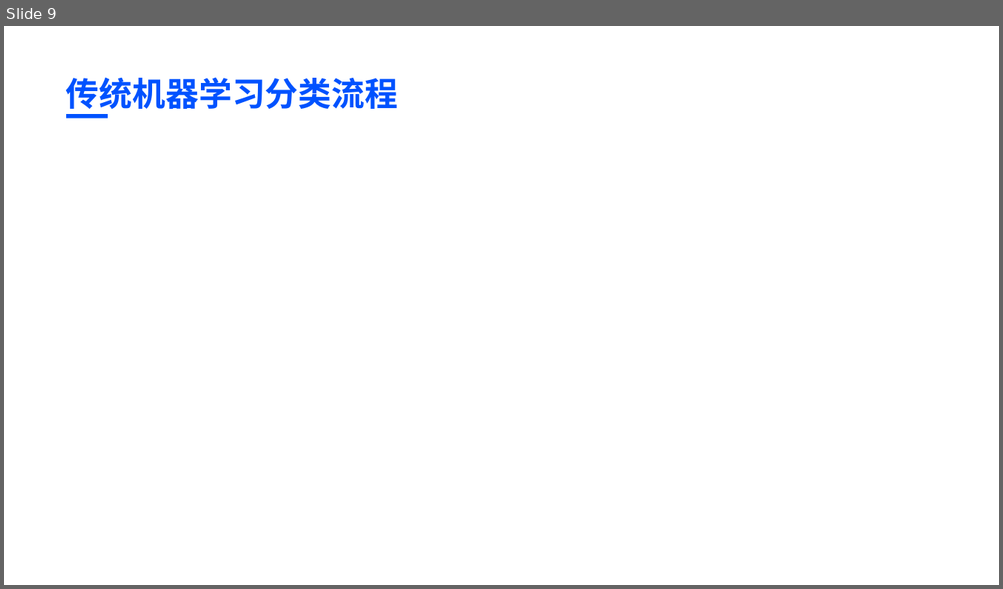
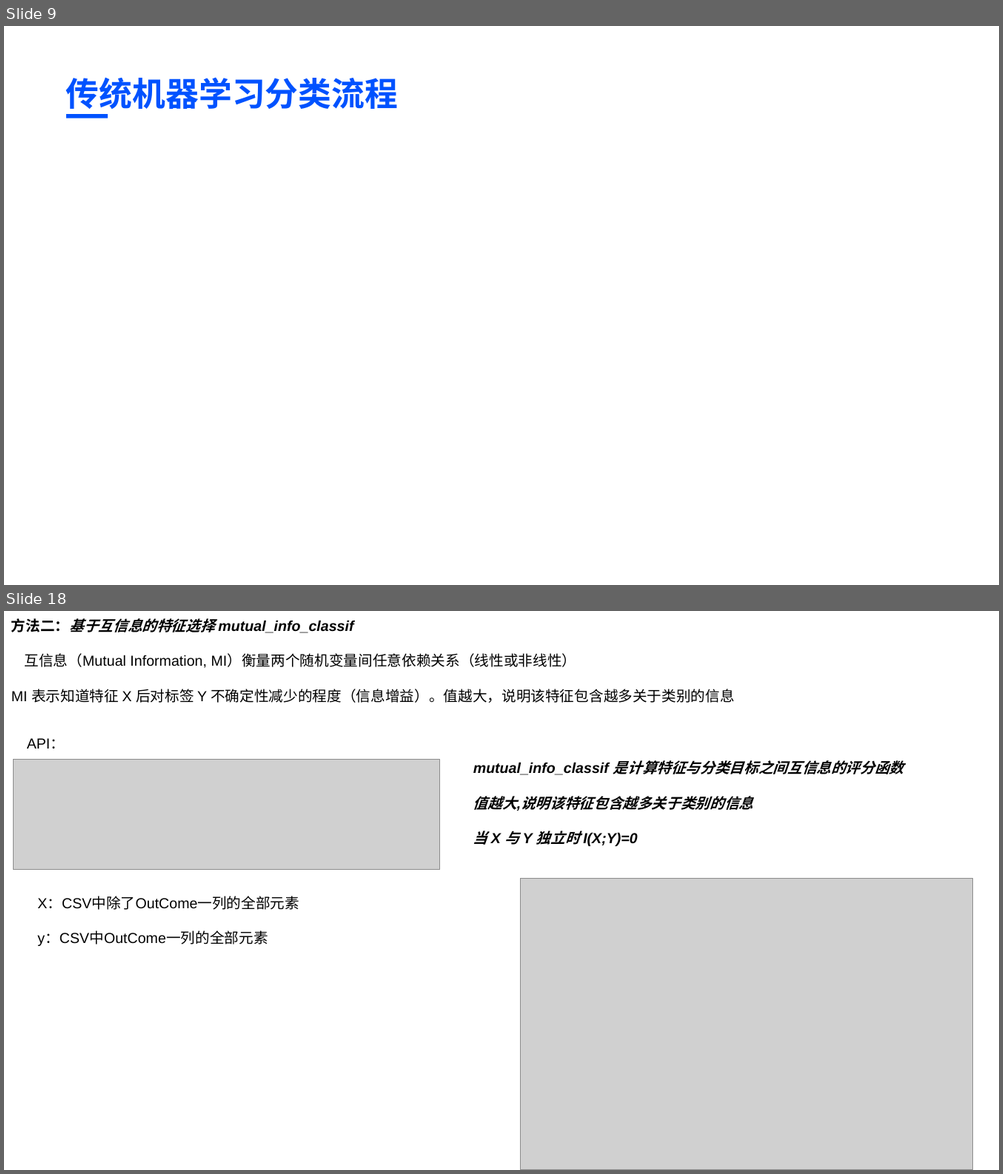
Before and after one commit to BaiRong-NUC/DiabetesAnalyzes, a slide deck: 多元统计与模式识别课程汇报.pptx. Shown one above the other, each under a label of ours: slide 9 before the commit, slides 9 and 18 after it; the slides between them are not shown. The pictures are 1003x589 and 1003x1174 pixels, drawn with LibreOffice and Linux fonts; fonts in the diff are those of the drawing; grey boxes stand for pictures; background and template pictures are left out. Boxes give left, top, right and bottom in pixels: in the first picture for what was removed or moved away, otherwise in the second. Text is boxed around its words. In the diff, an @@ line names an element or a change of style, - is before the commit and + after.

```diff
--- a/多元统计与模式识别课程汇报.pptx
+++ b/多元统计与模式识别课程汇报.pptx
@@ slide 18 added at [4,611,999,1170], background #FFFFFF @@
@@ text added at [11,618,734,703], 14 pt, text #000000 @@
+方法二：基于互信息的特征选择 mutual_info_classif
+互信息（Mutual Information, MI）衡量两个随机变量间任意依赖关系（线性或非线性）
+MI 表示知道特征 X 后对标签 Y 不确定性减少的程度（信息增益）。值越大，说明该特征包含越多关于类别的信息
@@ text added at [27,738,65,749], 14 pt, text #000000 @@
+API：
@@ picture added at [14,760,440,870] @@
@@ text added at [473,760,904,846], 14 pt, text #000000, bold, italic @@
+mutual_info_classif 是计算特征与分类目标之间互信息的评分函数
+值越大,说明该特征包含越多关于类别的信息
+当 X 与 Y 独立时 I(X;Y)=0
@@ text added at [37,897,299,946], 14 pt, text #000000 @@
+X：CSV中除了OutCome一列的全部元素
+y：CSV中OutCome一列的全部元素
@@ picture added at [521,878,973,1170] @@
```
Also in this commit, not shown: 1 slide changed, 12 other slides added, 2 other files.
